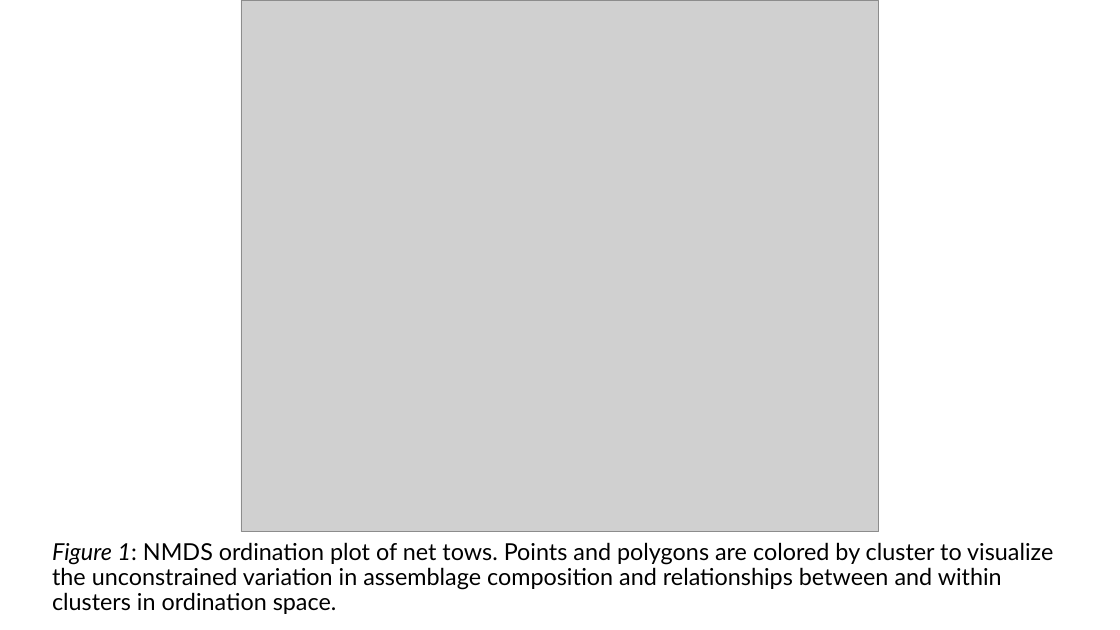
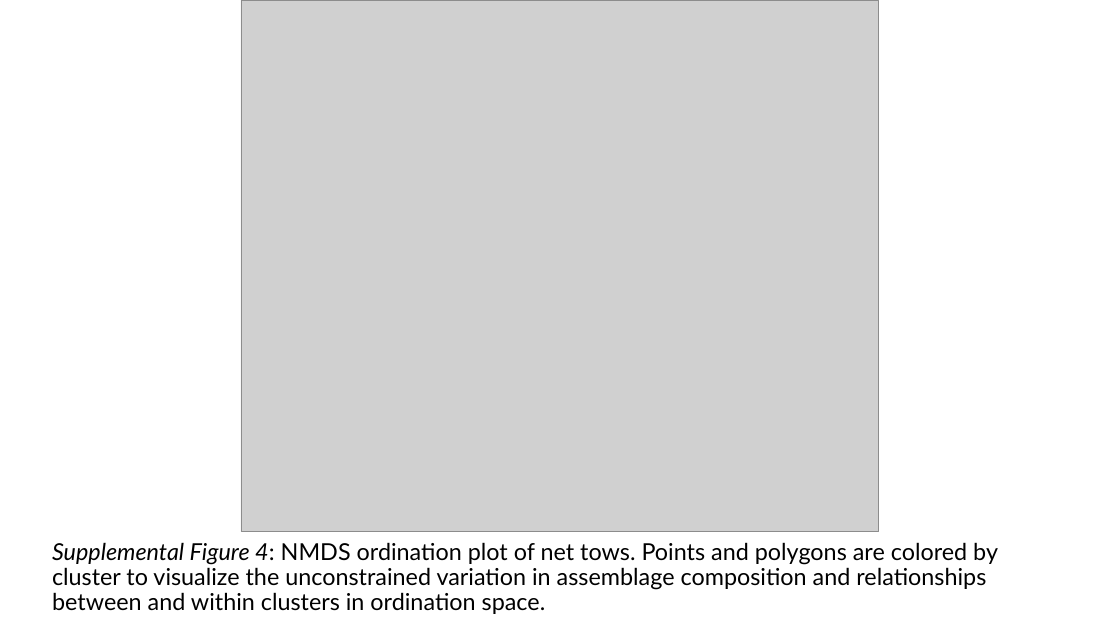
Before and after one commit to LukeABobay/larval-fish-community-analysis, a slide deck: slide 20 of Project Figures and Tables in order.pptx (slide 3 before the commit). Drawn at 1120x630 pixels with LibreOffice and Linux fonts; fonts in the diff are those of the drawing; grey boxes stand for pictures. Boxes give left, top, right and bottom in pixels: in the first picture for what was removed or moved away, otherwise in the second. Text is boxed around its words. In the diff, an @@ line names an element or a change of style, - is before the commit and + after.

Commit message:
Update powerpoint with figures and tables

```diff
--- a/Project Figures and Tables in order.pptx
+++ b/Project Figures and Tables in order.pptx
@@ text at bbox=[52, 542, 998, 614]: text changed @@
-Figure 1: NMDS ordination plot of net tows. Points and polygons are colored by cluster to visualize the unconstrained variation in assemblage composition and relationships between and within clusters in ordination space.
+Supplemental Figure 4: NMDS ordination plot of net tows. Points and polygons are colored by cluster to visualize the unconstrained variation in assemblage composition and relationships between and within clusters in ordination space.
```
Also in this commit, not shown: 12 other slides changed, 4 slides added.
